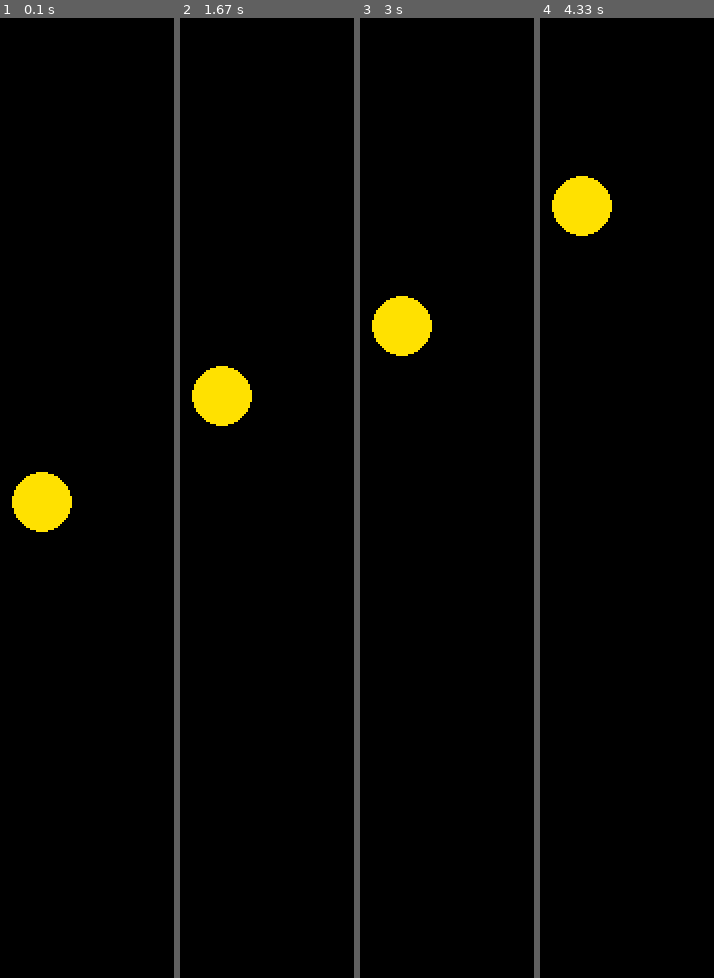
Above: before the commit, frames 1-4 (left to right).
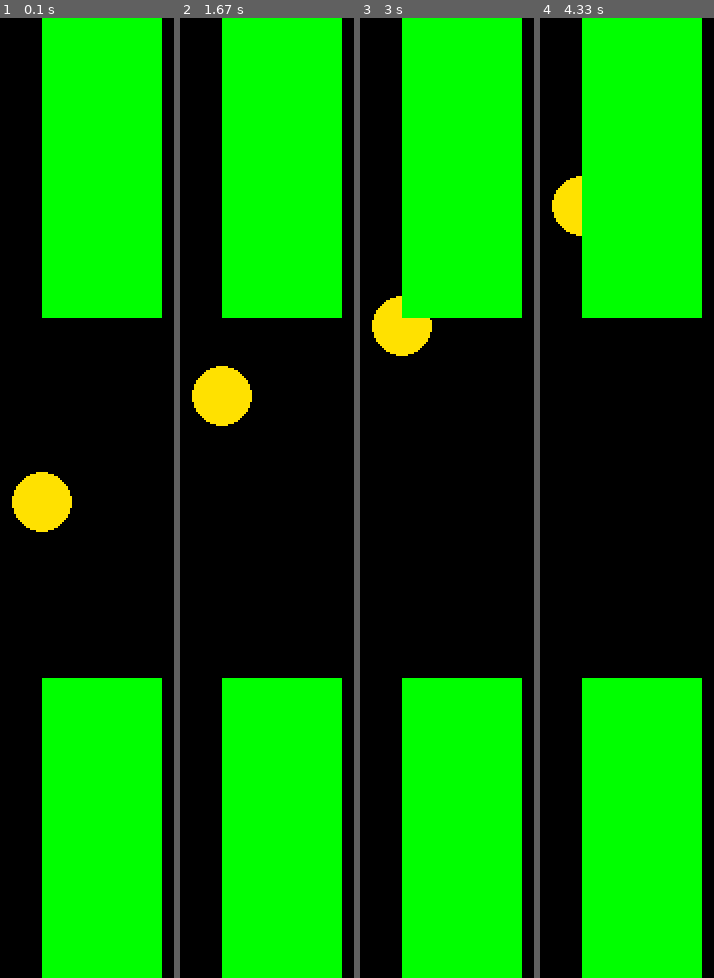
Above: after the commit, the same moments.

Repository: Letspay1/Pygame-Games
Game: pygame game, started from FlappyBird.py
Same seed, same stepped clock (60 frames per second), same inputs: the game is played once before the commit and once after it.
Inputs:
- Up to frame 1 (0.1 s): no input
- Up to frame 2 (1.67 s): hold Up 0.33-0.8 s; hold Up 0.83-1.2 s; hold Up 1.23-1.53 s; hold Up from 1.57 s (still down)
- Up to frame 3 (3 s): release Up at 1.93 s; hold Up 1.97-2.27 s; hold Up 2.3-2.67 s; hold Up from 2.7 s (still down)
- Up to frame 4 (4.33 s): release Up at 3 s; hold Up 3.03-3.4 s; hold Up 3.43-3.73 s; hold Up 3.77-4.13 s; hold Up from 4.17 s (still down)

The runs differ from the first frame. In frame 1, 43% of the frame differs, in the area x 24-94%, y 0-100%; in frame 2, 43%; in frame 3, 43%; in frame 4, 43%.

Commit message:
Make Rectangles for Bird to fly through

Diff:
--- a/FlappyBird.py
+++ b/FlappyBird.py
@@ -35,5 +35,7 @@
 
     screen.fill(black)
     pygame.draw.circle(screen, yellow,(320,y),15,0)
+    pygame.draw.rect(screen,pure_green,(320,0,60,150),0)
+    pygame.draw.rect(screen,pure_green,(320,330,60,150),0)
     #Continuously update the screen
     pygame.display.update()
